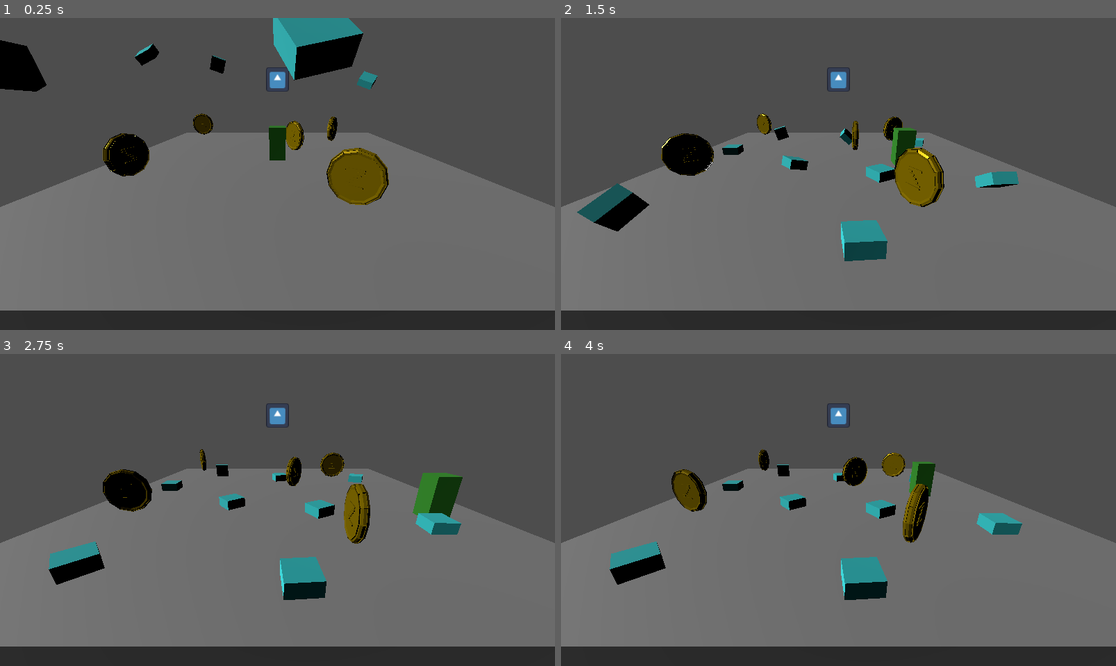
Above: before the commit, frames 1-4 (two rows, left to right).
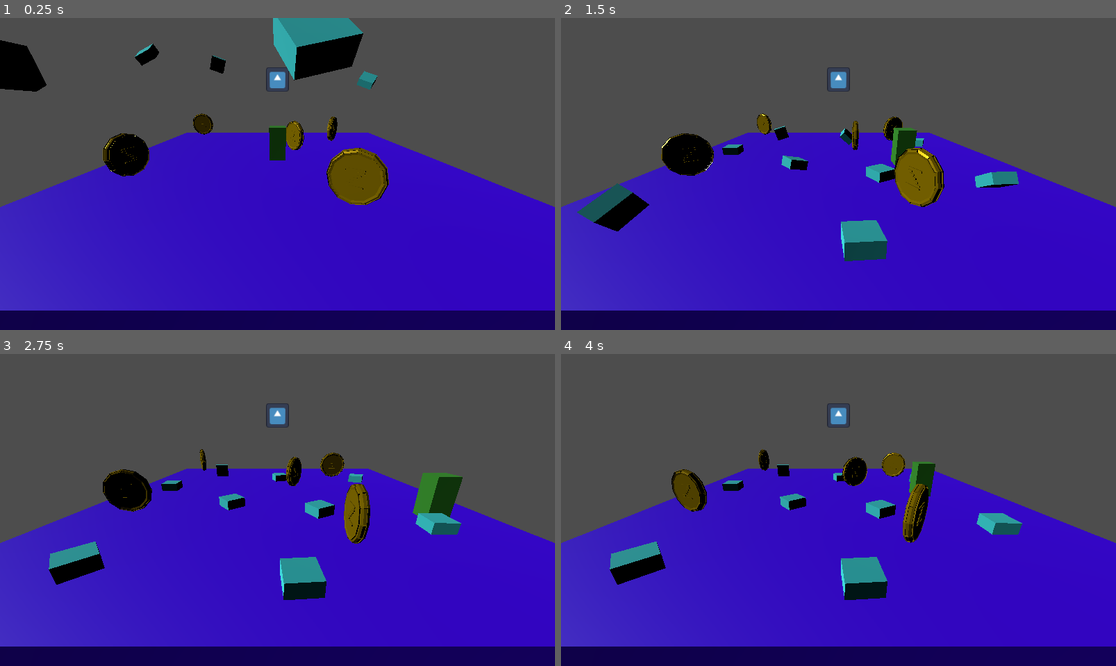
Above: after the commit, the same moments.

Repository: IsaiahMurray/3D-Platformer-Tutorial
Game: Godot game, scene res://scenes/level_1.tscn
Two runs of this game, one before a commit and one after it. Both use one fixed random seed, a clock stepped at 60 frames per second and the inputs below. The engine's default icon, where the game draws it, is replaced by a stand-in: a white triangle on a blue panel in a dark square.
Inputs:
- Up to frame 1 (0.25 s): no input
- Up to frame 2 (1.5 s): tap Enter (ui_accept) at 0.5, 0.77 s; hold Right (ui_right) 0.53-1.28 s; hold Down (ui_down) from 1.28 s (still down)
- Up to frame 3 (2.75 s): tap Enter (ui_accept) at 1.52 s; release Down (ui_down) at 2.03 s; hold Right (ui_right) from 2.03 s (still down)
- Up to frame 4 (4 s): release Right (ui_right) at 2.78 s; hold Up (ui_up) 2.78-3.53 s; tap Enter (ui_accept) at 3.02, 3.77 s; hold Left (ui_left) from 3.53 s (still down)

The runs differ from the first frame. In frame 1, 53% of the frame differs, in the area x 0-100%, y 34-100%; in frame 2, 50%; in frame 3, 50%; in frame 4, 51%.

Commit message:
Update level
-Gave floor a material

Diff:
--- a/3d-platformer-tutorial/scenes/level_1.tscn
+++ b/3d-platformer-tutorial/scenes/level_1.tscn
@@ -7,7 +7,12 @@
 [ext_resource type="PackedScene" uid="uid://blyulifctuxim" path="res://coin.tscn" id="4_jeteg"]
 [ext_resource type="Script" path="res://scenes/icon.gd" id="5_a306l"]
 
+[sub_resource type="StandardMaterial3D" id="StandardMaterial3D_8wju3"]
+albedo_color = Color(0.266667, 0, 1, 0.835294)
+roughness = 0.5
+
 [sub_resource type="BoxMesh" id="BoxMesh_11k7u"]
+material = SubResource("StandardMaterial3D_8wju3")
 size = Vector3(20, 1, 20)
 
 [sub_resource type="BoxShape3D" id="BoxShape3D_2w10j"]
@@ -59,7 +64,7 @@
 transform = Transform3D(0.842744, 0, -0.538315, -0.340995, 0.773785, -0.533835, 0.41654, 0.633448, 0.652102, 6.36841, 5.57795, -3.23066)
 
 [node name="CharacterBody3D" parent="." instance=ExtResource("2_mxpfi")]
-transform = Transform3D(1, 0, 0, 0, 1, 0, 0, 0, 1, 0, 1.18755, 0)
+transform = Transform3D(1, 0, 0, 0, 1, 0, 0, 0, 1, 0.00614452, 1.65797, 0.0028007)
 script = ExtResource("3_n1us6")
 
 [node name="Coins" type="Node3D" parent="."]
Not shown: 1 places in 3d-platformer-tutorial/scenes/level_1.tscn that only renumber resources
